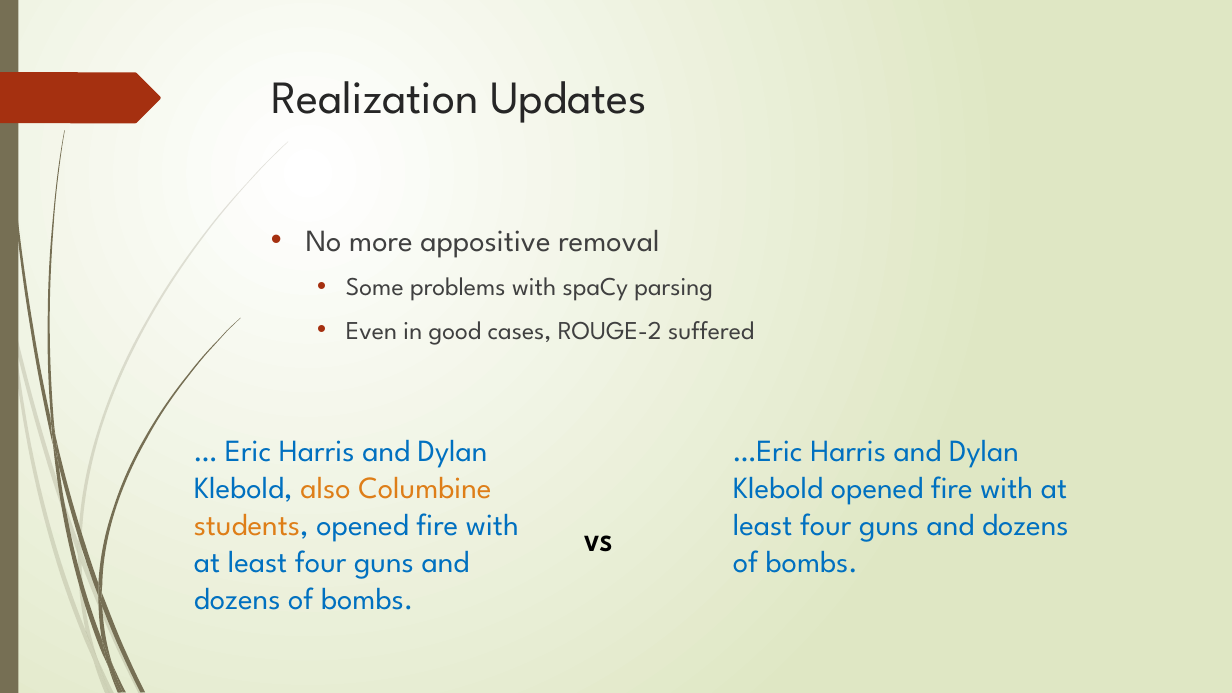
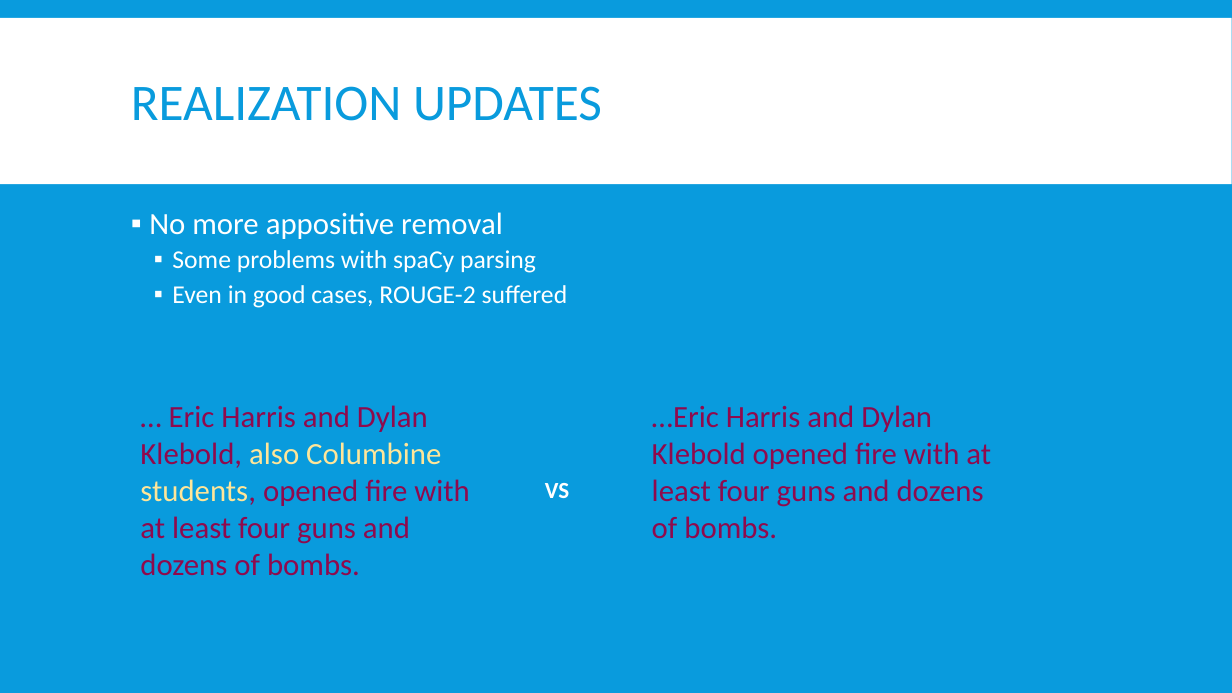
Before and after one commit to Mindful/ling-573, a slide deck: slide 5 of doc/D4_presentation.pptx. Drawn at 1232x693 pixels with LibreOffice and Linux fonts; fonts in the diff are those of the drawing. Boxes give left, top, right and bottom in pixels: in the first picture for what was removed or moved away, otherwise in the second. Text is boxed around its words. In the diff, an @@ line names an element or a change of style, - is before the commit and + after.

Commit message:
Update D4_presentation.pptx
Changed theme for slides

```diff
--- a/doc/D4_presentation.pptx
+++ b/doc/D4_presentation.pptx
@@ background gradient #FFFFFF to #DFE8C4 to #099BDD @@
@@ rectangle removed at [0,0,18,693] @@
@@ rectangle added at [0,18,1232,184], fill #FFFFFF @@
@@ title "REALIZATION UPDATES" at [131,86,602,121]: vertical alignment top to middle @@
@@ freeform shape removed at [0,72,161,123] @@
@@ title at [131,86,602,121]: text changed; size 36 to 40 pt; font League Spartan to Calibri; text colour #262626 to #099BDD @@
-Realization Updates
+REALIZATION UPDATES
@@ text "No more appositive removal": place and size @@
-text "No more appositive removal" at [306,230,754,345]
+text "No more appositive removal" at [149,212,568,308]
@@ text "No more appositive removal" at [149,212,568,308]: font League Spartan to Calibri, text colour #404040 to #FFFFFF; bullet • to ▪; line spacing 1 to 0.9; more space between paragraphs; bullet colour #A53010 to #FFFFFF; less space between paragraphs @@
@@ text "… Eric Harris and Dylan ...": place and size @@
-text "… Eric Harris and Dylan ..." at [194,439,519,610]
+text "… Eric Harris and Dylan ..." at [140,405,470,575]
@@ text "… Eric Harris and Dylan ..." at [140,405,470,575]: font League Spartan to Calibri; text colour #0070C0 to #8F0A4D in "… Eric Harris and Dylan Klebold, students, ..."; text colour #DE7E18 to #FFE699 in "also Columbine students," @@
@@ text "…Eric Harris and Dylan Klebold ...": place and size @@
-text "…Eric Harris and Dylan Klebold ..." at [733,439,1069,573]
+text "…Eric Harris and Dylan Klebold ..." at [652,405,991,538]
@@ text "…Eric Harris and Dylan Klebold ..." at [652,405,991,538]: font League Spartan to Calibri, text colour #0070C0 to #8F0A4D @@
@@ text "VS": place and size @@
-text "VS" at [584,535,612,552]
+text "VS" at [545,483,569,498]
@@ text "VS" at [545,483,569,498]: font League Spartan to Calibri, text colour #000000 to #FFFFFF @@
@@ group removed at [0,141,288,693]: 10 freeform shapes @@
@@ group removed at [3,0,240,693]: 12 freeform shapes @@
```
Also in this commit, not shown: 20 other slides changed, 1 slide removed.
